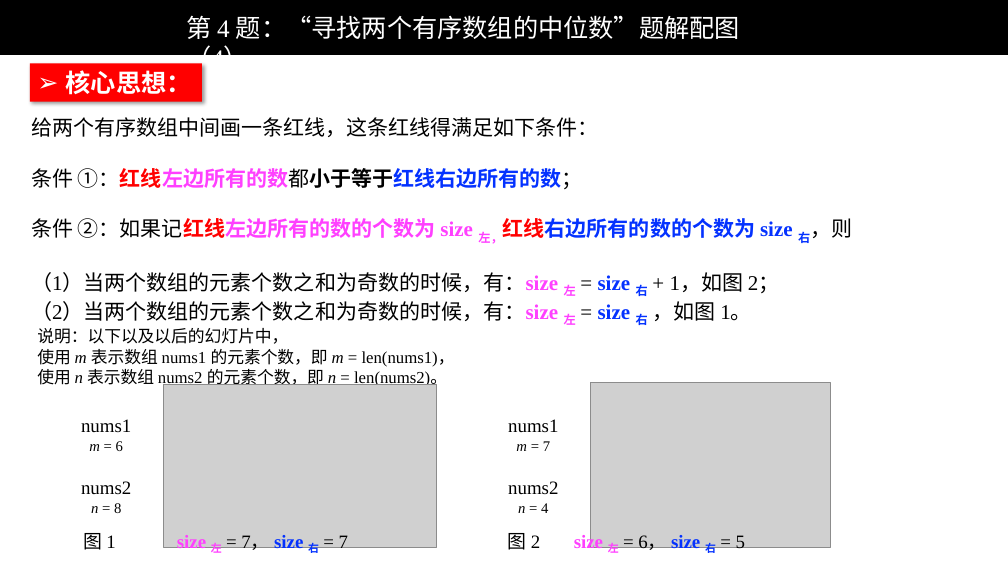
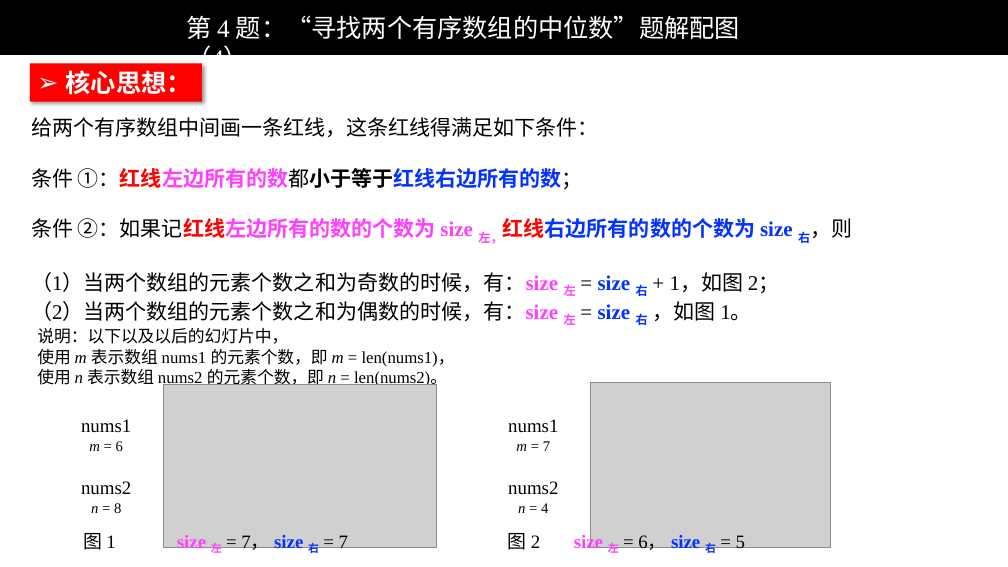
Before and after one commit to liweiwei1419/LeetCode-Solution-PPT, a slide deck: slide 4 of 0001-0100/LeetCode 第 4 题：“寻找两个有序数组的中位数”题解配图.pptx. Drawn at 1008x567 pixels with LibreOffice and Linux fonts; fonts in the diff are those of the drawing; grey boxes stand for pictures; background and template pictures are left out. Boxes give left, top, right and bottom in pixels: in the first picture for what was removed or moved away, otherwise in the second. Text is boxed around its words. In the diff, an @@ line names an element or a change of style, - is before the commit and + after.

```diff
--- a/0001-0100/LeetCode 第 4 题：“寻找两个有序数组的中位数”题解配图.pptx
+++ b/0001-0100/LeetCode 第 4 题：“寻找两个有序数组的中位数”题解配图.pptx
@@ text at [31, 301, 752, 325]: text changed @@
-（2）当两个数组的元素个数之和为奇数的时候，有：size 左 = size 右 ，如图 1。
+（2）当两个数组的元素个数之和为偶数的时候，有：size 左 = size 右 ，如图 1。
```
Also in this commit, not shown: 2 other slides changed, 2 other files.
